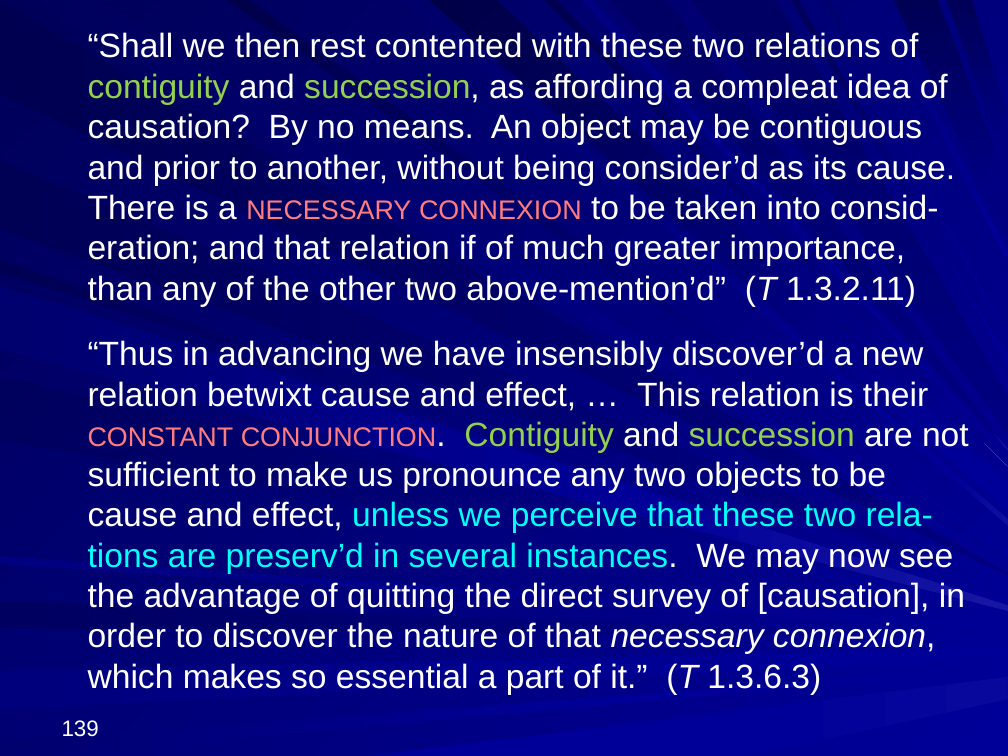
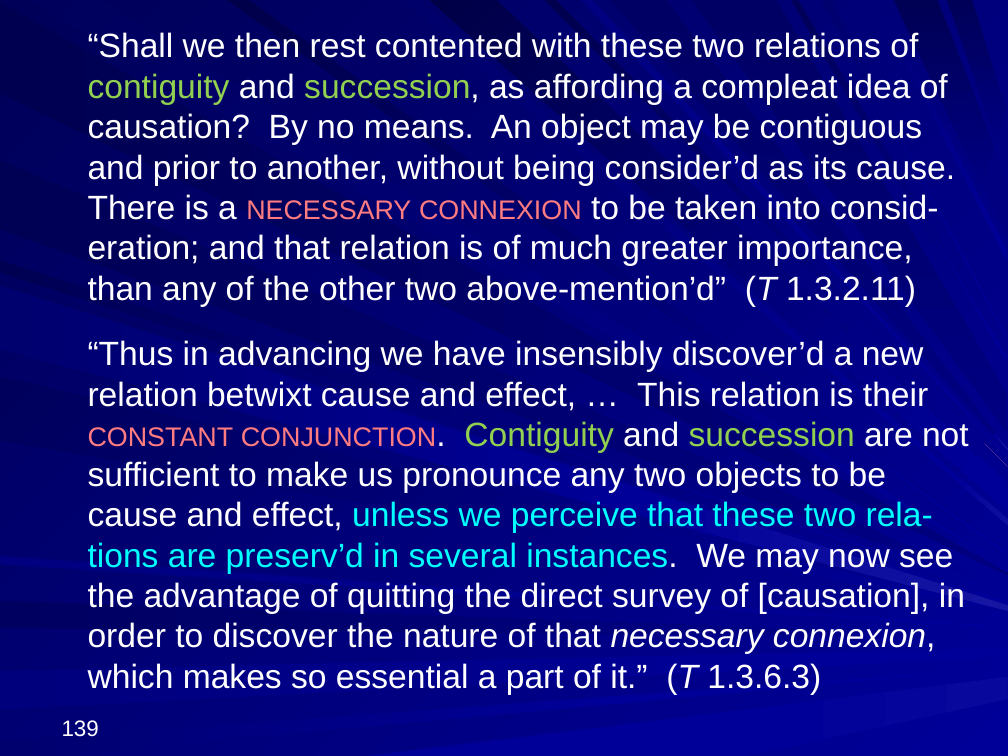
Before and after one commit to englishphilosophy/hume-texts-online, a slide deck: slide 139 of teaching/lectures/2025_Hume_MT_current.pptx. Drawn at 1008x756 pixels with LibreOffice and Linux fonts; fonts in the diff are those of the drawing. Boxes give left, top, right and bottom in pixels: in the first picture for what was removed or moved away, otherwise in the second. Text is boxed around its words. In the diff, an @@ line names an element or a change of style, - is before the commit and + after.

```diff
--- a/teaching/lectures/2025_Hume_MT_current.pptx
+++ b/teaching/lectures/2025_Hume_MT_current.pptx
@@ text at bbox=[88, 32, 955, 307]: text changed @@
-“Shall we then rest contented with these two relations of contiguity and succession, as affording a compleat idea of causation? By no means. An object may be contiguous and prior to another, without being consider’d as its cause. There is a necessary connexion to be taken into consid-eration; and that relation if of much greater importance, than any of the other two above-mention’d” (T 1.3.2.11)
+“Shall we then rest contented with these two relations of contiguity and succession, as affording a compleat idea of causation? By no means. An object may be contiguous and prior to another, without being consider’d as its cause. There is a necessary connexion to be taken into consid-eration; and that relation is of much greater importance, than any of the other two above-mention’d” (T 1.3.2.11)
```
Also in this commit, not shown: 48 slides added, 2 other files.
